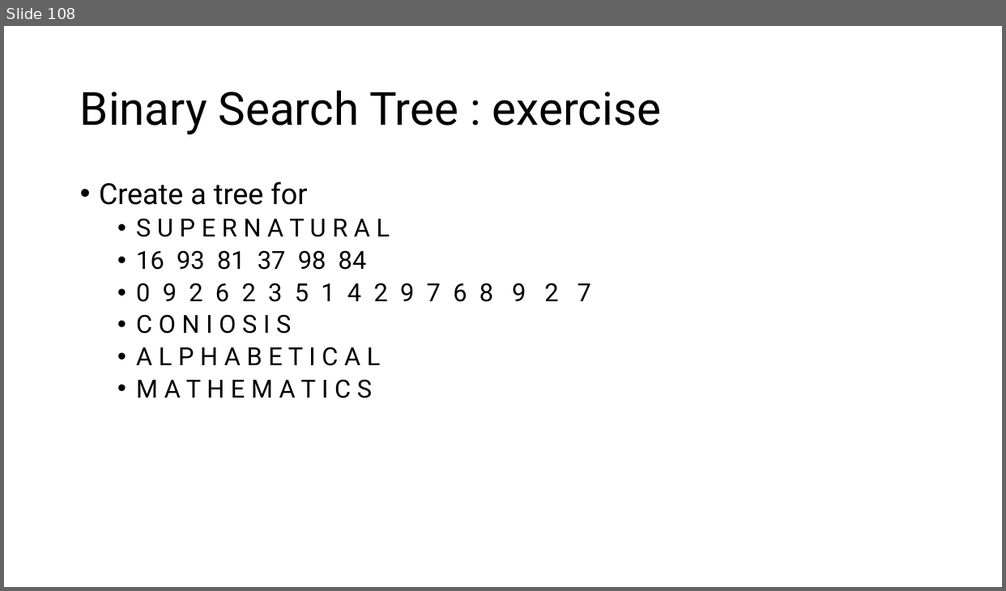
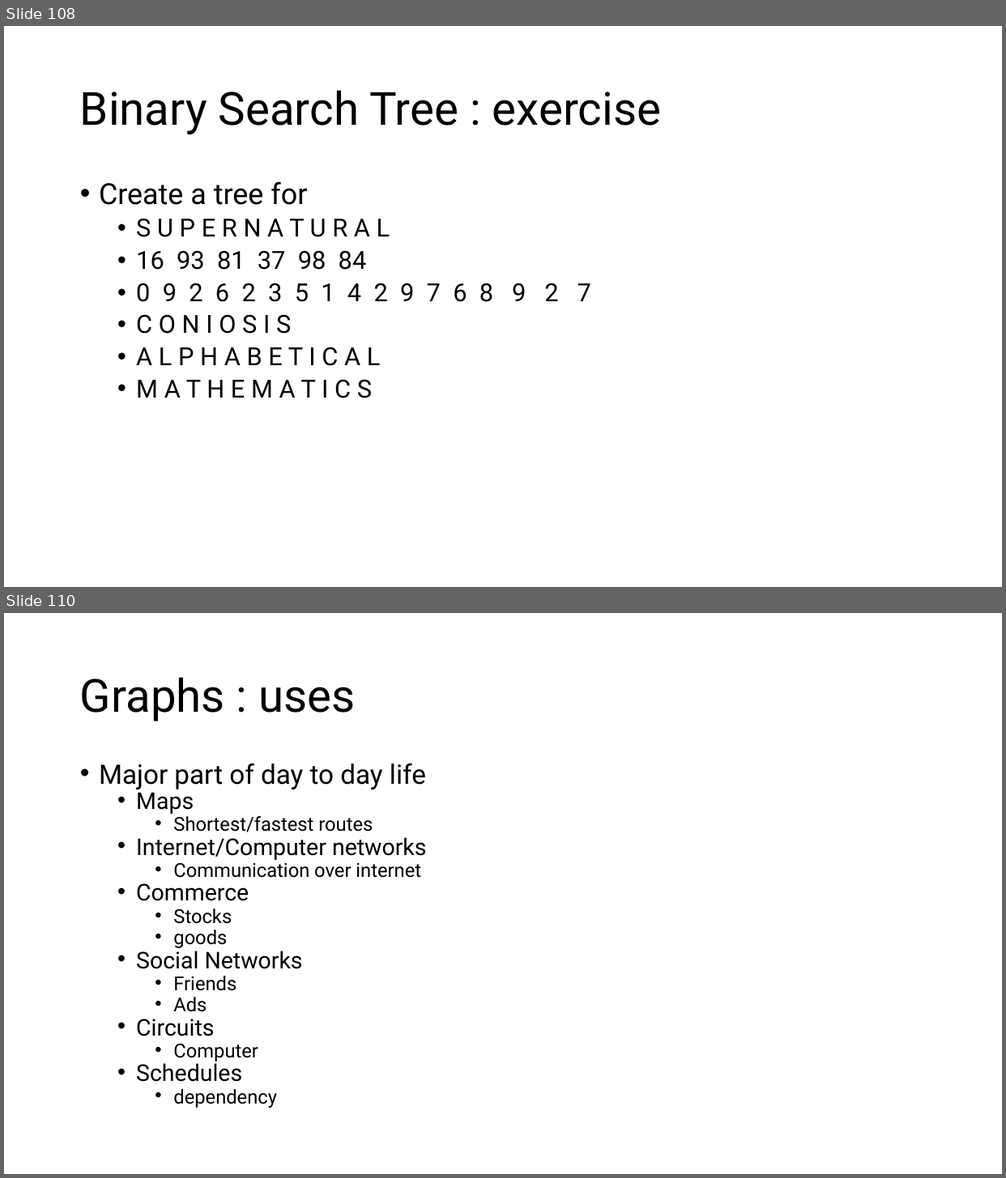
Before and after one commit to MoklaEducation/ems_winter_2025_acsl101, a slide deck: all/ExploringCSConceptsViaACSLCompetitions_all.pptx. Shown one above the other, each under a label of ours: slide 108 before the commit, slides 108 and 110 after it; the slides between them are not shown. The pictures are 1006x591 and 1006x1178 pixels, drawn with LibreOffice and Linux fonts; fonts in the diff are those of the drawing. Boxes give left, top, right and bottom in pixels: in the first picture for what was removed or moved away, otherwise in the second. Text is boxed around its words. In the diff, an @@ line names an element or a change of style, - is before the commit and + after.

Commit message:
Graph

```diff
--- a/all/ExploringCSConceptsViaACSLCompetitions_all.pptx
+++ b/all/ExploringCSConceptsViaACSLCompetitions_all.pptx
@@ slide 110 added at (4, 613, 1002, 1174), background #FFFFFF @@
@@ title added at (80, 677, 356, 722), 44 pt, text #000000 @@
+Graphs : uses
@@ text added at (99, 763, 426, 1108), 18.5 pt, text #000000 @@
+• Major part of day to day life
+  • Maps
+    • Shortest/fastest routes
+  • Internet/Computer networks
+    • Communication over internet
+  • Commerce
+    • Stocks
+    • goods
+  • Social Networks
+    • Friends
+    • Ads
+  • Circuits
+    • Computer
+  • Schedules
+    • dependency
```
Also in this commit, not shown: 5 other slides added, 2 other files.
